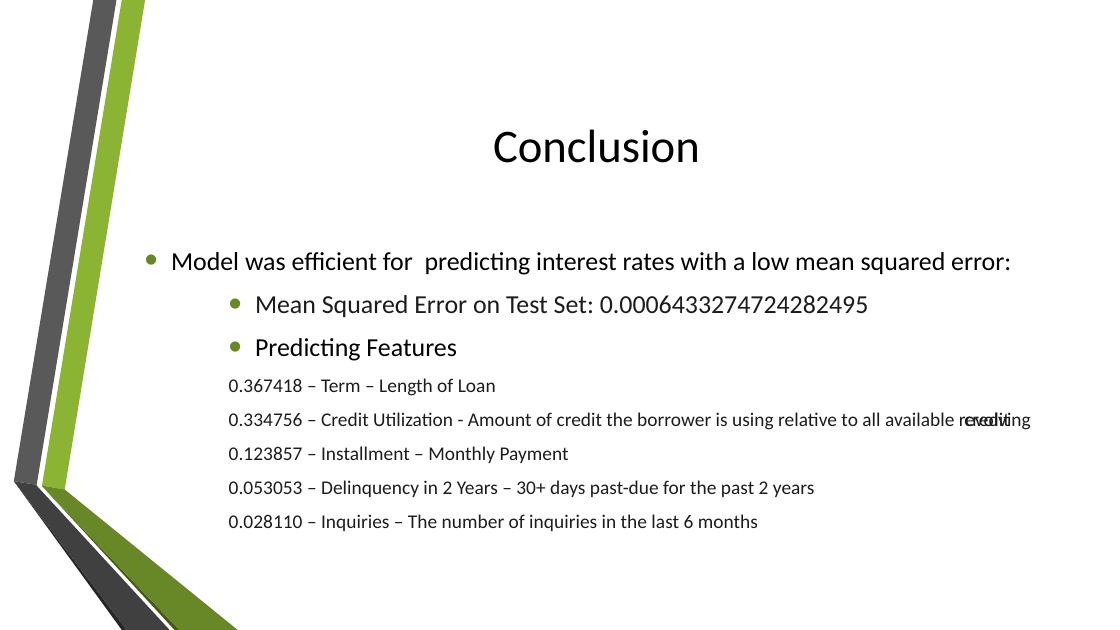
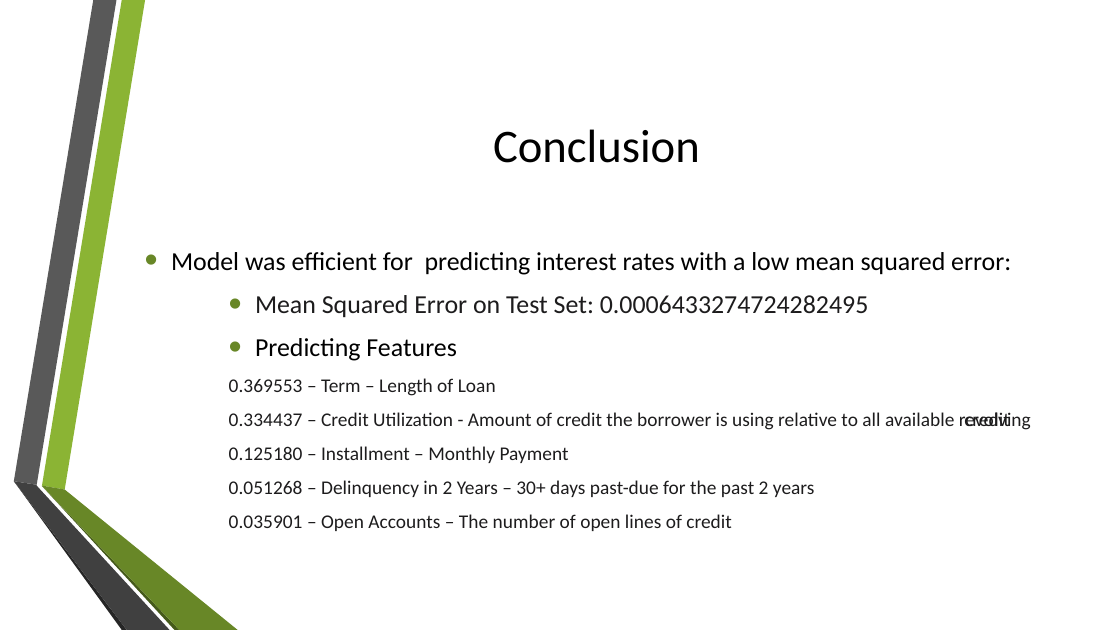
Before and after one commit to kylemyat/Final_Project, a slide deck: slide 10 of Final_Project_Slides.pptx. Drawn at 1120x630 pixels with LibreOffice and Linux fonts; fonts in the diff are those of the drawing; background and template pictures are left out. Boxes give left, top, right and bottom in pixels: in the first picture for what was removed or moved away, otherwise in the second. Text is boxed around its words. In the diff, an @@ line names an element or a change of style, - is before the commit and + after.

```diff
--- a/Final_Project_Slides.pptx
+++ b/Final_Project_Slides.pptx
@@ text at [229, 378, 1031, 531]: text changed @@
-    0.367418 – Term – Length of Loan
-    0.334756 – Credit Utilization - Amount of credit the borrower is using relative to all available revolving credit
-    0.123857 – Installment – Monthly Payment
-    0.053053 – Delinquency in 2 Years – 30+ days past-due for the past 2 years
-    0.028110 – Inquiries – The number of inquiries in the last 6 months
+    0.369553 – Term – Length of Loan
+    0.334437 – Credit Utilization - Amount of credit the borrower is using relative to all available revolving credit
+    0.125180 – Installment – Monthly Payment
+    0.051268 – Delinquency in 2 Years – 30+ days past-due for the past 2 years
+    0.035901 – Open Accounts – The number of open lines of credit
```
Also in this commit, not shown: 1 other slide changed, 1 other file.
